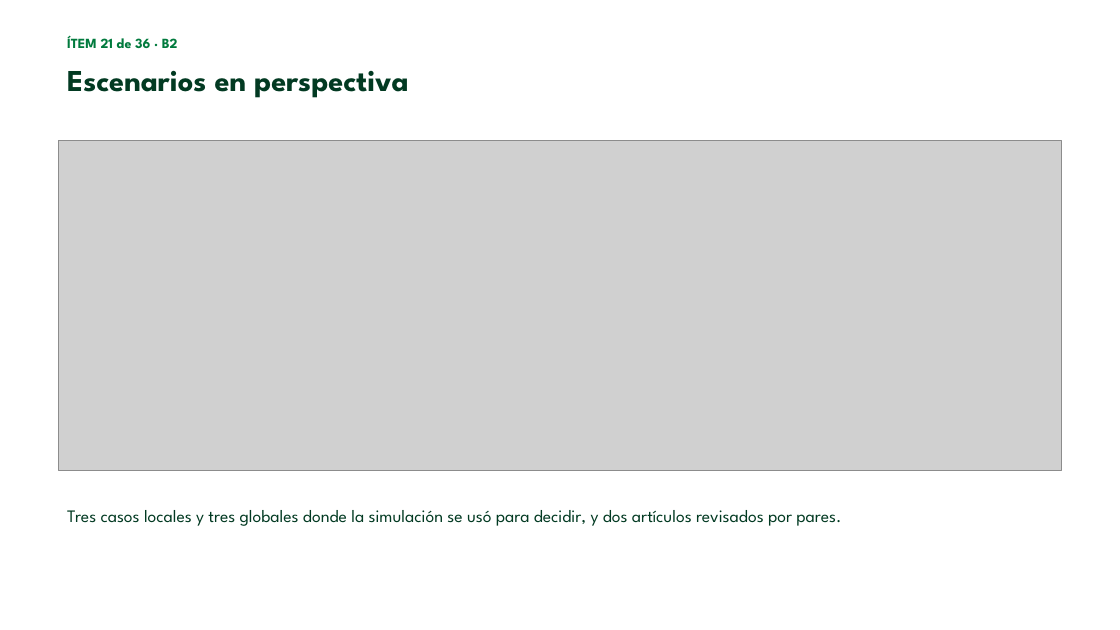
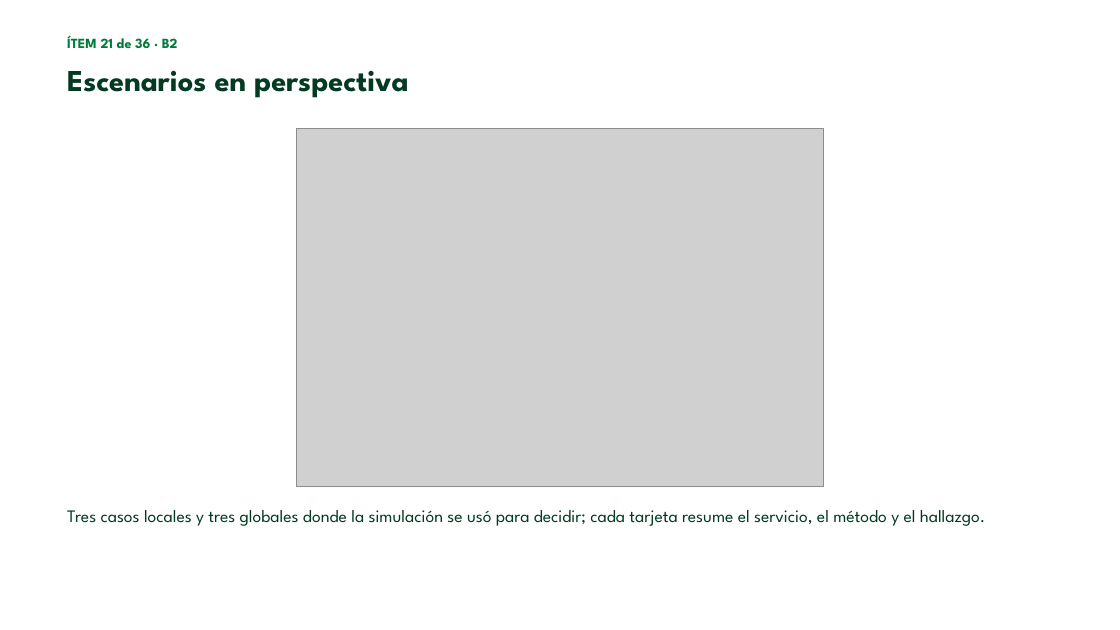
Before and after one commit to esteban-nieto/Modelacion, a slide deck: slide 25 of docs/entregables_finales/09_presentacion_sustentacion/Exposicion_Modelacion.pptx (slide 22 before the commit). Drawn at 1120x630 pixels with LibreOffice and Linux fonts; fonts in the diff are those of the drawing; grey boxes stand for pictures; background and template pictures are left out. Boxes give left, top, right and bottom in pixels: in the first picture for what was removed or moved away, otherwise in the second. Text is boxed around its words. In the diff, an @@ line names an element or a change of style, - is before the commit and + after.

```diff
--- a/docs/entregables_finales/09_presentacion_sustentacion/Exposicion_Modelacion.pptx
+++ b/docs/entregables_finales/09_presentacion_sustentacion/Exposicion_Modelacion.pptx
@@ picture resized from (x1=59, y1=141, x2=1061, y2=471) to (x1=297, y1=129, x2=823, y2=487) @@
@@ text at (x1=67, y1=510, x2=986, y2=526): text changed @@
-Tres casos locales y tres globales donde la simulación se usó para decidir, y dos artículos revisados por pares.
+Tres casos locales y tres globales donde la simulación se usó para decidir; cada tarjeta resume el servicio, el método y el hallazgo.
```
Also in this commit, not shown: 35 other slides changed, 4 slides added, 17 other files.
